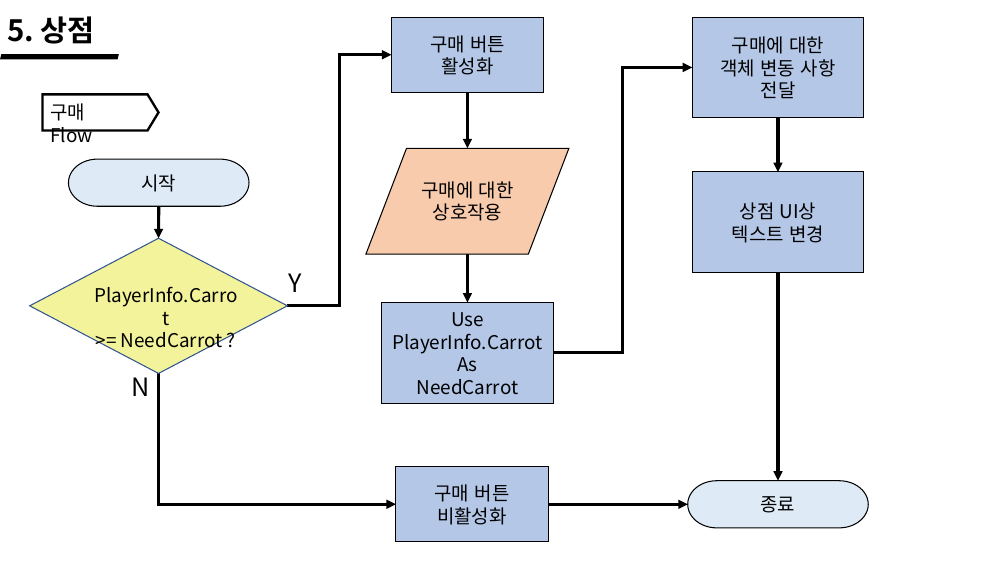
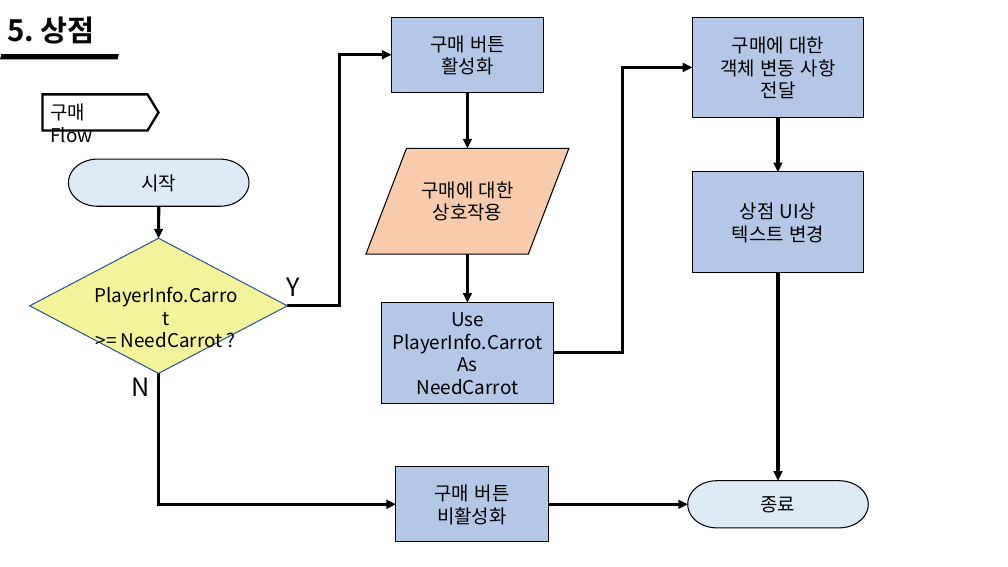
Before and after one commit to wlrud753/CarryCarrot, a slide deck: slide 21 of 기획서/당근키우기 시스템.pptx. Drawn at 1008x567 pixels with LibreOffice and Linux fonts; fonts in the diff are those of the drawing. Boxes give left, top, right and bottom in pixels: in the first picture for what was removed or moved away, otherwise in the second. Text is boxed around its words. In the diff, an @@ line names an element or a change of style, - is before the commit and + after.

```diff
--- a/기획서/당근키우기 시스템.pptx
+++ b/기획서/당근키우기 시스템.pptx
@@ text "Y": place and size @@
-text "Y" at box(289, 273, 302, 292)
+text "Y" at box(287, 277, 300, 296)
```
Also in this commit, not shown: 1 other slide changed, 1 other file.
